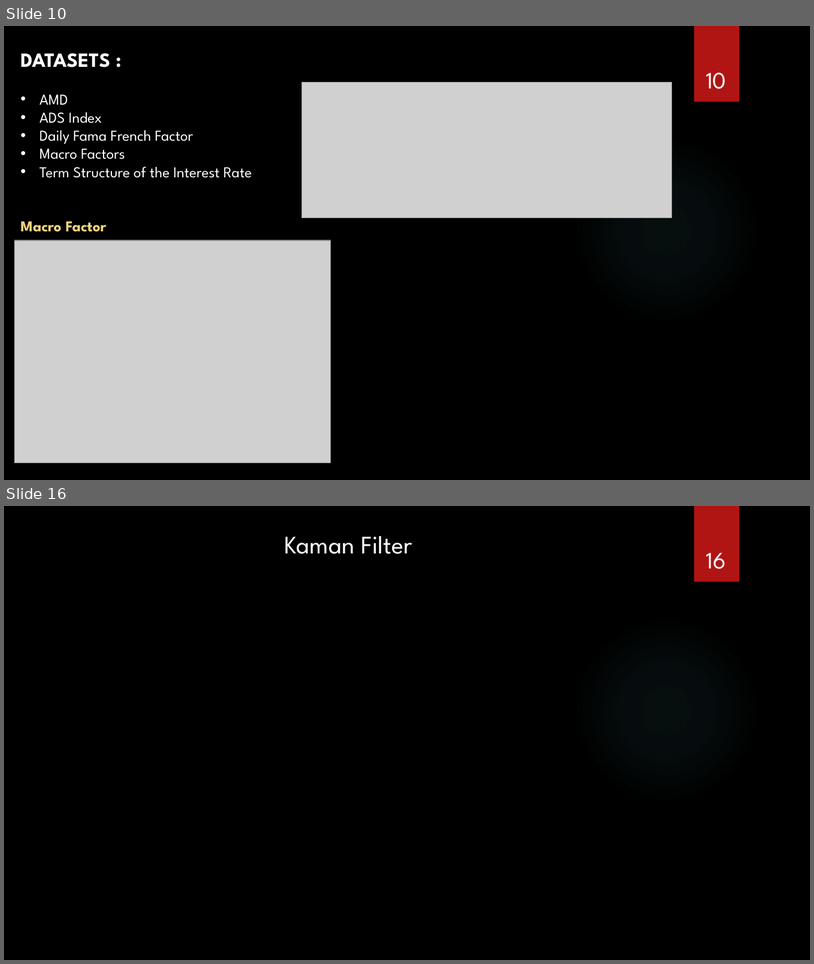
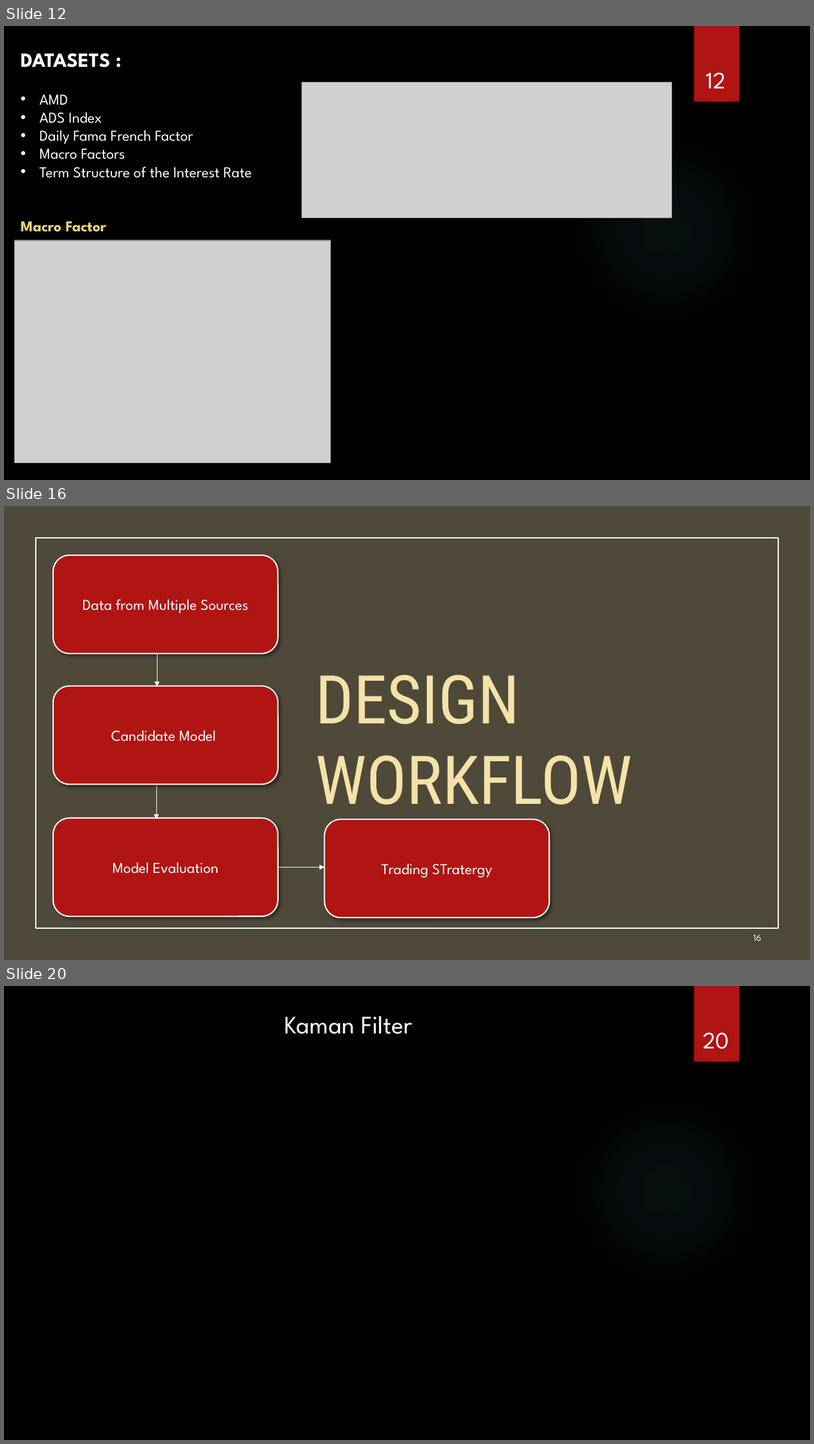
Before and after one commit to satwik2663/Machine-Learning-AMD-Stock-data-analysis-and-Trading-Strategies, a slide deck: Presentation_Final.pptx. Shown one above the other, each under a label of ours: slides 10 and 16 before the commit, slides 12, 16 and 20 after it; the slides between them are not shown. The pictures are 814x964 and 814x1444 pixels, drawn with LibreOffice and Linux fonts; fonts in the diff are those of the drawing; grey boxes stand for pictures; background and template pictures are left out. Boxes give left, top, right and bottom in pixels: in the first picture for what was removed or moved away, otherwise in the second. Text is boxed around its words. In the diff, an @@ line names an element or a change of style, - is before the commit and + after.

```diff
--- a/Presentation_Final.pptx
+++ b/Presentation_Final.pptx
@@ slide 16 added at <box>4,506,810,960</box>, background picture (left out); not listed: 1 template element that a slide beside it also shows @@
@@ rectangle added at <box>4,506,810,960</box>, fill #4F493A @@
@@ rectangle added at <box>35,538,779,928</box>, outline #FFFFFF 1.5 pt @@
@@ rounded rectangle added at <box>53,555,278,653</box>, fill #B01513, outline #FFFFFF 1.5 pt, 18 pt, text #FFFFFF @@
+Data from Multiple Sources
@@ arrow added from (157, 654) to (157, 686), #FFFFFF 0.75 pt @@
@@ rounded rectangle added at <box>53,685,278,784</box>, fill #B01513, outline #FFFFFF 1.5 pt, 18 pt, text #FFFFFF @@
+Candidate Model
@@ text added at <box>315,675,633,820</box>, 80 pt, text #F5E2A9 @@
+DESIGN WORKFLOW
@@ arrow added from (156, 786) to (156, 819), #FFFFFF 0.75 pt @@
@@ rounded rectangle added at <box>53,817,278,916</box>, fill #B01513, outline #FFFFFF 1.5 pt, 18 pt, text #FFFFFF @@
+Model Evaluation
@@ rounded rectangle added at <box>324,819,549,917</box>, fill #B01513, outline #FFFFFF 1.5 pt, 18 pt, text #FFFFFF @@
+Trading STratergy
@@ arrow added from (279, 867) to (324, 867), #FFFFFF 0.75 pt @@
@@ page number added at <box>754,934,762,940</box>, 11 pt, text #FFFFFF @@
+16
@@ what was slide 10 is now slide 12 @@
@@ page number at <box>707,72,726,88</box>: text changed @@
-10
+12
@@ what was slide 16 is now slide 20 @@
@@ page number at <box>703,1032,729,1049</box>: text changed @@
-16
+20
```
Also in this commit, not shown: 7 slides changed, 15 other slides added, 3 slides removed.
